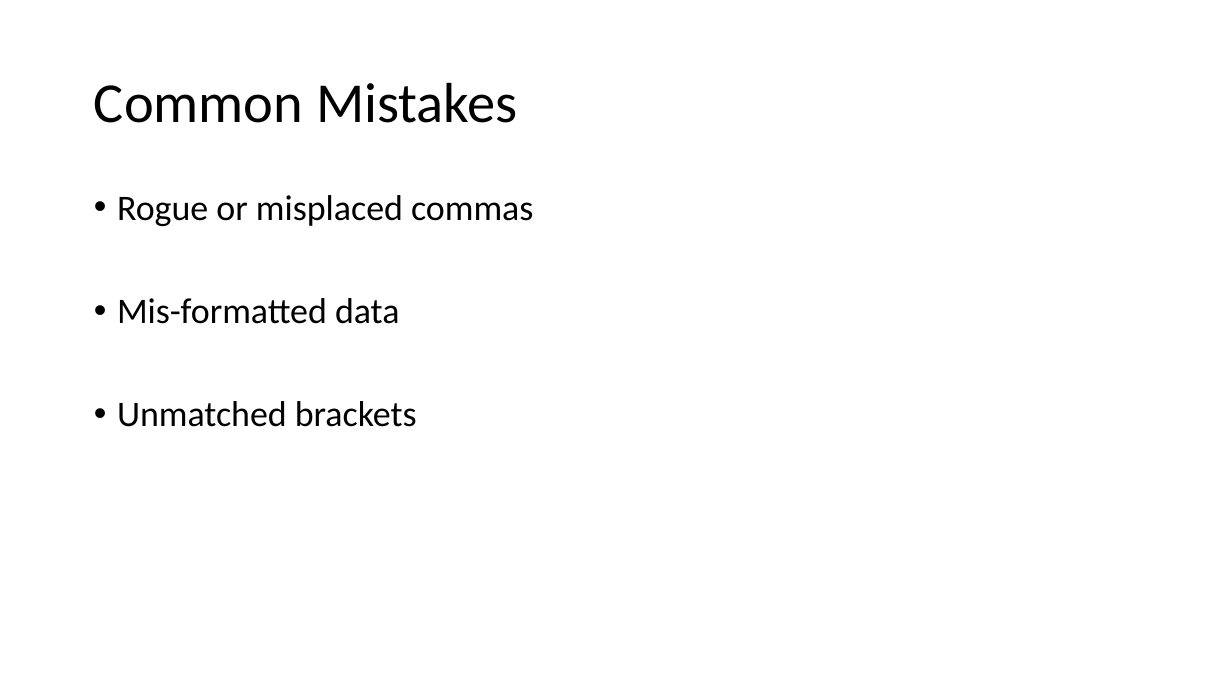
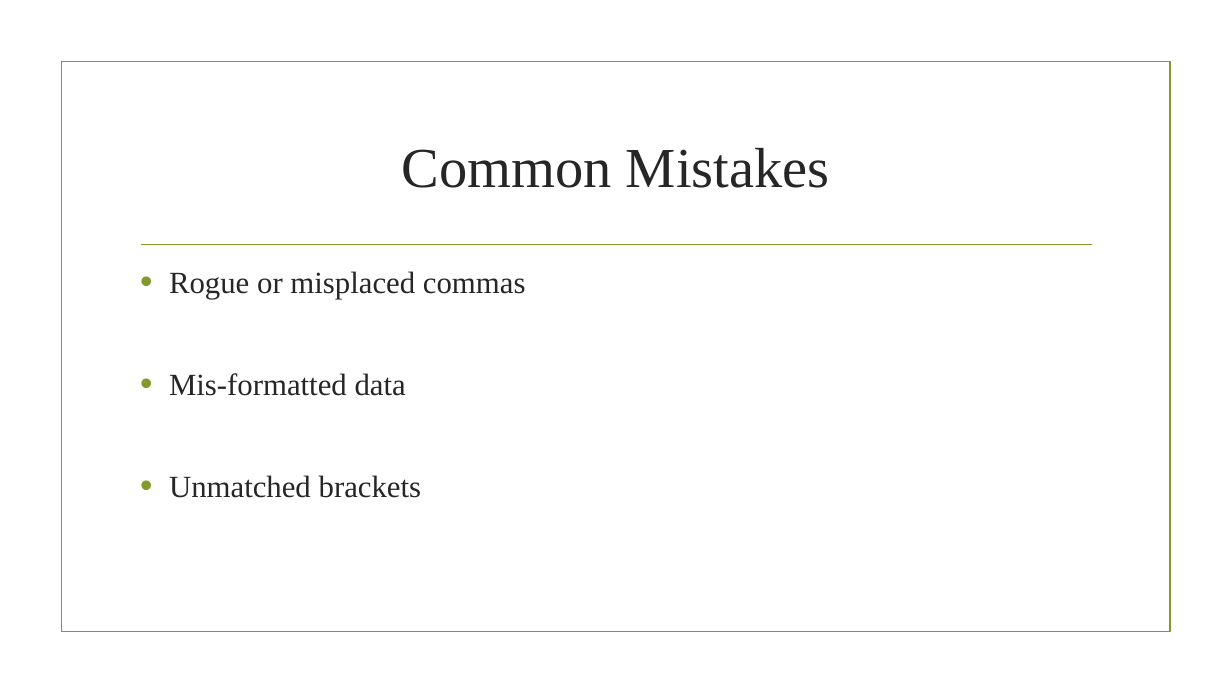
Before and after one commit to jstinzi/R-UNM-Biology-Workshop, a slide deck: slide 8 of Beginner Workshop/Introductory Concepts in R.pptx. Drawn at 1232x693 pixels with LibreOffice and Linux fonts; fonts in the diff are those of the drawing; background and template pictures are left out. Boxes give left, top, right and bottom in pixels: in the first picture for what was removed or moved away, otherwise in the second. Text is boxed around its words. In the diff, an @@ line names an element or a change of style, - is before the commit and + after.

```diff
--- a/Beginner Workshop/Introductory Concepts in R.pptx
+++ b/Beginner Workshop/Introductory Concepts in R.pptx
@@ rectangle added at (x1=61, y1=62, x2=1170, y2=632), outline #83992A 1.25 pt @@
@@ title "Common Mistakes" moved from (x1=94, y1=82, x2=518, y2=123) to (x1=402, y1=148, x2=830, y2=188) @@
@@ title "Common Mistakes" at (x1=402, y1=148, x2=830, y2=188): font Calibri to Times New Roman, text colour #000000 to #262626; alignment left to centre; line spacing 0.9 to 1 @@
@@ text "Rogue or misplaced commas" moved from (x1=117, y1=195, x2=533, y2=427) to (x1=169, y1=271, x2=526, y2=498) @@
@@ text "Rogue or misplaced commas" at (x1=169, y1=271, x2=526, y2=498): size 28 to 24 pt, font Calibri to Times New Roman, text colour #000000 to #262626; indent changed; line spacing 0.9 to 1 @@
@@ line added from (141, 245) to (1092, 245), #83992A 1.25 pt @@
```
Also in this commit, not shown: 8 other slides changed, 1 slide added, 1 slide removed, 2 other files.
